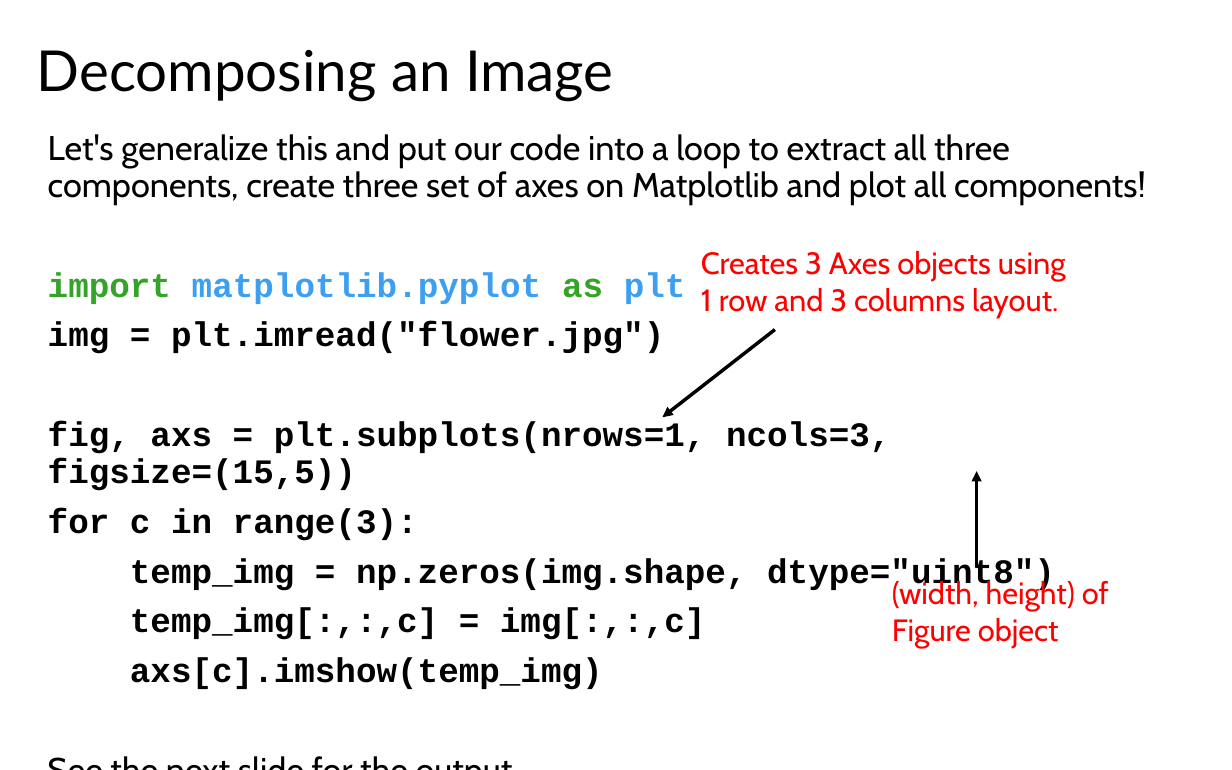
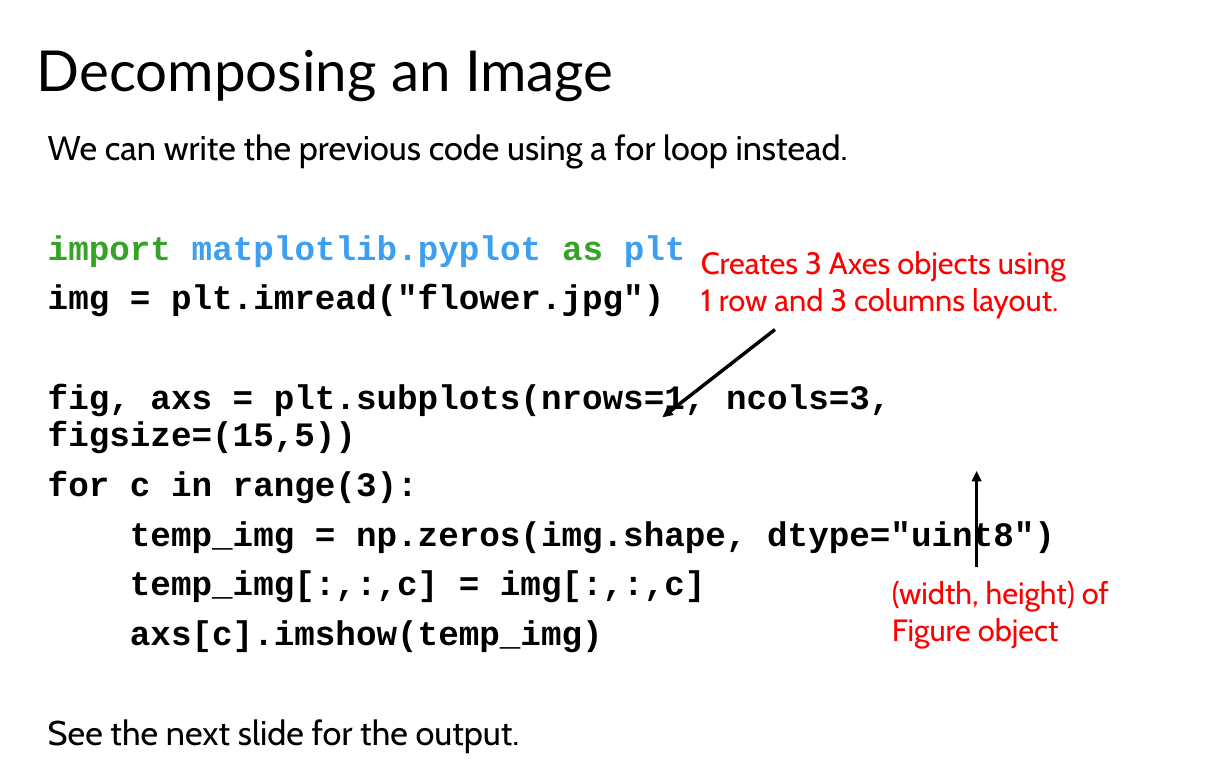
Before and after one commit to LongBaoNguyen/longbaonguyen.github.io, a slide deck: slide 27 of courses/apcsp/lect14.pptx (slide 26 before the commit). Drawn at 1232x770 pixels with LibreOffice and Linux fonts; fonts in the diff are those of the drawing. Boxes give left, top, right and bottom in pixels: in the first picture for what was removed or moved away, otherwise in the second. Text is boxed around its words. In the diff, an @@ line names an element or a change of style, - is before the commit and + after.

Commit message:
image

```diff
--- a/courses/apcsp/lect14.pptx
+++ b/courses/apcsp/lect14.pptx
@@ text at bbox=[48, 134, 848, 168]: text changed @@
-Let's generalize this and put our code into a loop to extract all three components, create three set of axes on Matplotlib and plot all components!
+We can write the previous code using a for loop instead.
```
Also in this commit, not shown: 1 other slide changed, 1 slide added, 9 other files.
